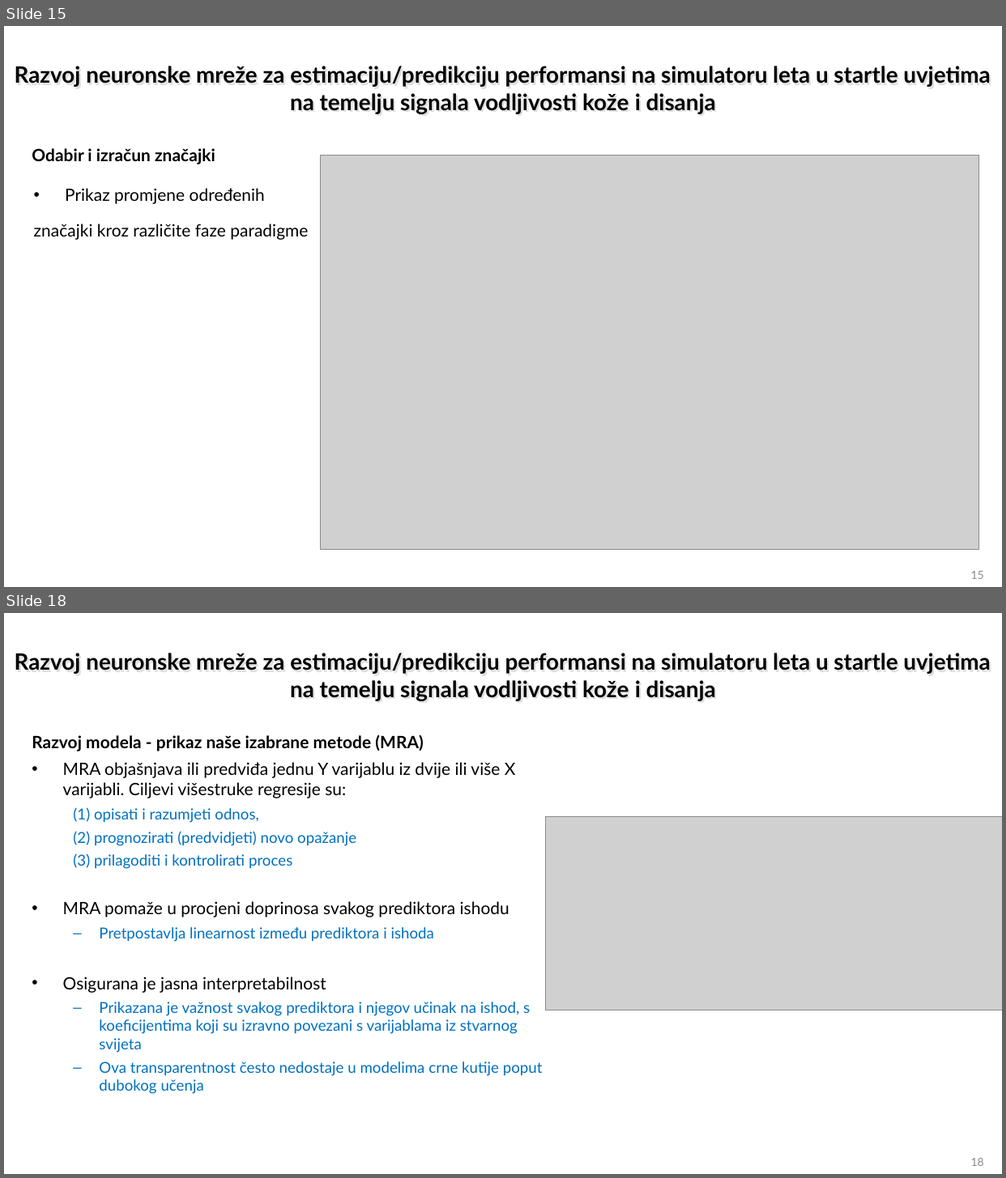
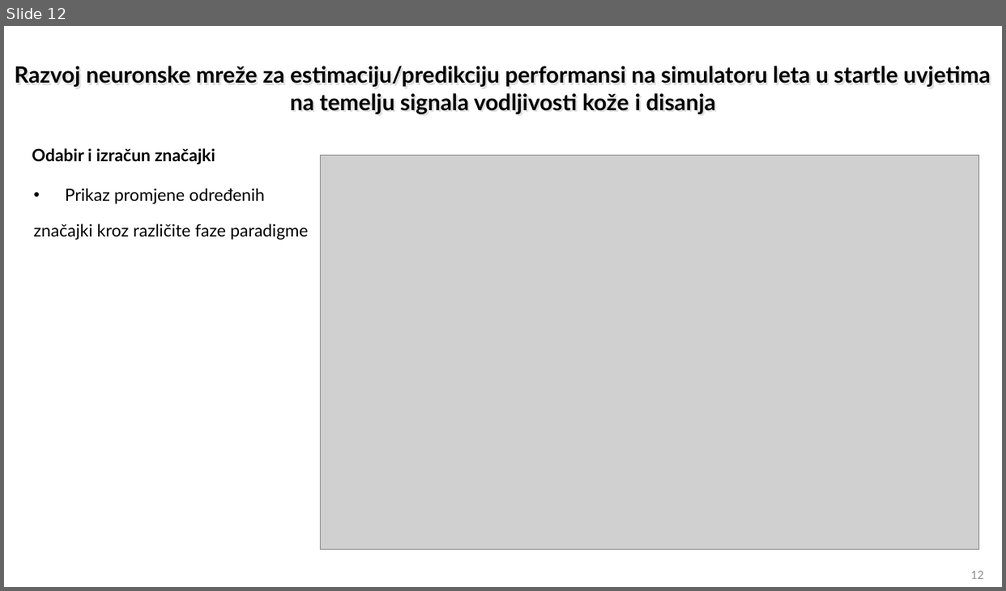
Before and after one commit to florijan127/ost_seminar, a slide deck: OST_2024-25_Predlozak za prakticni seminarski rad_Web (1).pptx. Shown one above the other, each under a label of ours: slides 15 and 18 before the commit, slide 12 after it; the slides between them are not shown. The pictures are 1006x1178 and 1006x591 pixels, drawn with LibreOffice and Linux fonts; fonts in the diff are those of the drawing; grey boxes stand for pictures. Boxes give left, top, right and bottom in pixels: in the first picture for what was removed or moved away, otherwise in the second. Text is boxed around its words. In the diff, an @@ line names an element or a change of style, - is before the commit and + after.

```diff
--- a/OST_2024-25_Predlozak za prakticni seminarski rad_Web (1).pptx
+++ b/OST_2024-25_Predlozak za prakticni seminarski rad_Web (1).pptx
@@ slide 18 removed at [4, 613, 1002, 1174], background #FFFFFF @@
@@ title removed at [15, 653, 990, 701] @@
-Razvoj neuronske mreže za estimaciju/predikciju performansi na simulatoru leta u startle uvjetima na temelju signala vodljivosti kože i disanja
@@ text removed at [32, 735, 423, 752] @@
-Razvoj modela - prikaz naše izabrane metode (MRA)
@@ text removed at [63, 762, 543, 1094] @@
-• MRA objašnjava ili predviđa jednu Y varijablu iz dvije ili više X varijabli. Ciljevi višestruke regresije su:
-  (1) opisati i razumjeti odnos,
-  (2) prognozirati (predvidjeti) novo opažanje
-  (3) prilagoditi i kontrolirati proces
-• MRA pomaže u procjeni doprinosa svakog prediktora ishodu
-  – Pretpostavlja linearnost između prediktora i ishoda
-• Osigurana je jasna interpretabilnost
-  – Prikazana je važnost svakog prediktora i njegov učinak na ishod, s koeficijentima koji su izravno povezani s varijablama iz stvarnog svijeta
-  – Ova transparentnost često nedostaje u modelima crne kutije poput dubokog učenja
@@ picture removed at [545, 817, 1002, 1010] @@
@@ page number removed at [971, 1158, 984, 1166] @@
-18
@@ what was slide 15 is now slide 12 @@
@@ page number at [971, 571, 984, 579]: text changed @@
-15
+12
```
Also in this commit, not shown: 13 slides changed, 5 other slides removed, 3 other files.
